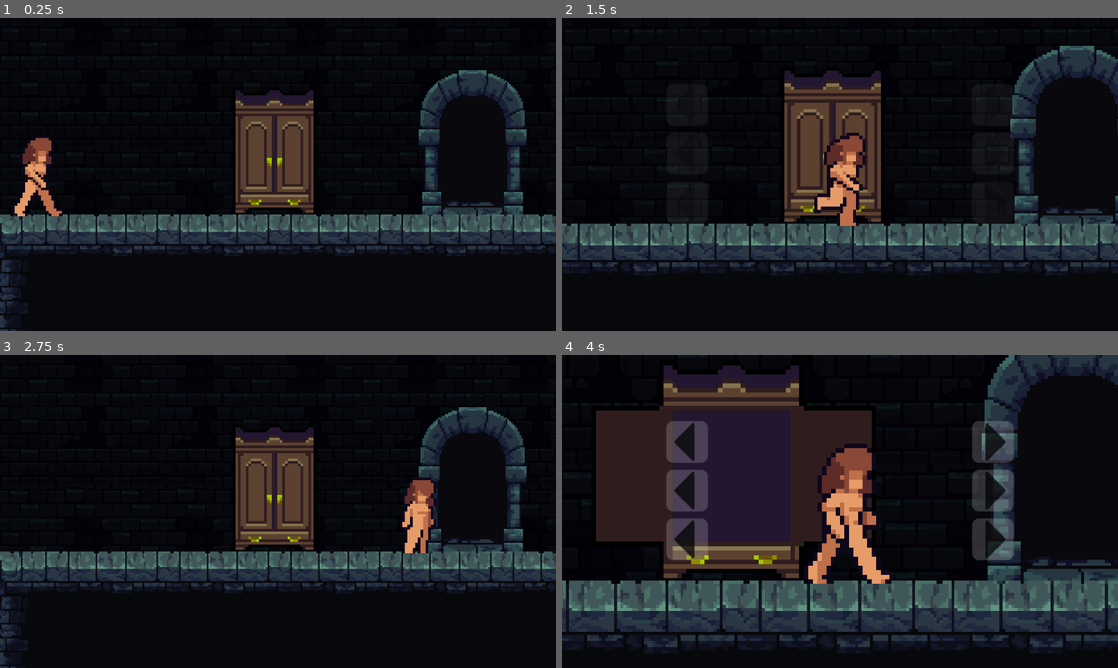
Above: before the commit, frames 1-4 (two rows, left to right).
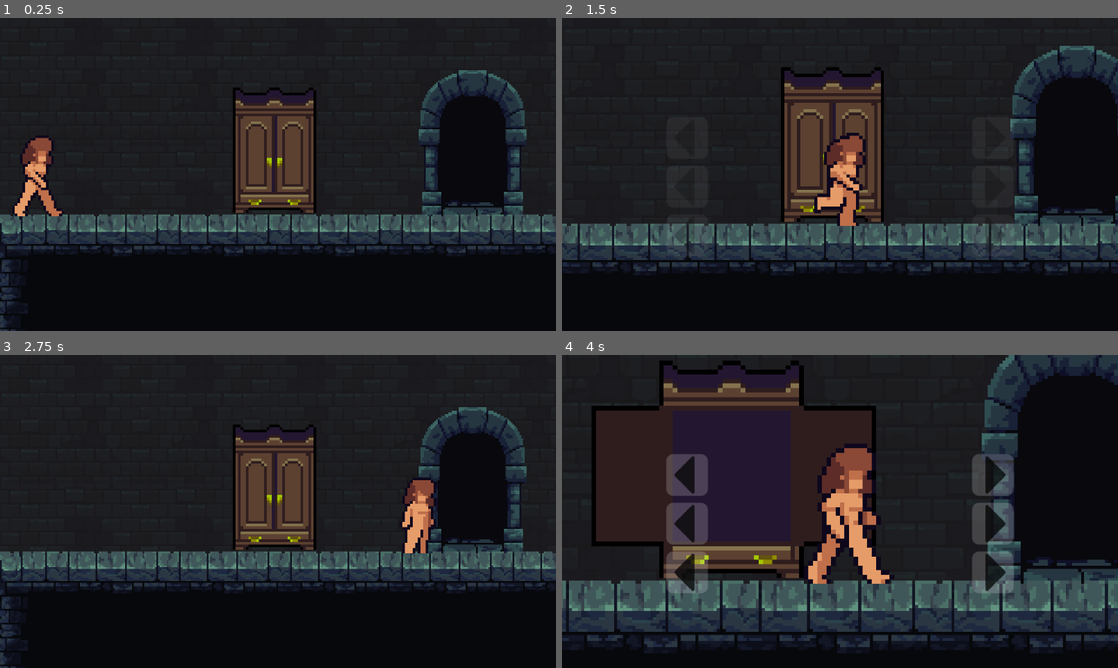
Above: after the commit, the same moments.

Repository: lucasjanta/character-customization-gdko
Game: Godot game, scene res://scenes/customization_scene.tscn
Two runs of this game, one before a commit and one after it. Both use one fixed random seed, a clock stepped at 60 frames per second and the inputs below.
Inputs (mouse positions are in pixels of both pictures, inside the frame that each line leads up to):
- Up to frame 1 (0.25 s): no input
- Up to frame 2 (1.5 s): tap Enter at 0.5 s; hold E (interact) 0.53-1.28 s; hold D (right) from 0.53 s (still down); tap E (interact) at 1.35 s
- Up to frame 3 (2.75 s): release D (right) at 2 s; click (122, 442) at 2.02 s
- Up to frame 4 (4 s): hold A (left) 2.78-3.53 s; hold E (interact) 2.78-3.53 s; hold D (right) from 3.53 s (still down); tap E (interact) at 3.6 s

The runs differ from the first frame. In frame 2, 1.3% of the frame differs, in the area x 18-82%, y 31-73%; in frame 3, less than 0.1%; in frame 4, 4.8%, in the area x 18-82%, y 21-76%.

Commit message:
cloth change working

Diff:
--- a/scenes/customization_scene.tscn
+++ b/scenes/customization_scene.tscn
@@ -1,5 +1,6 @@
-[gd_scene load_steps=17 format=4 uid="uid://dd7ioqpeksvas"]
-
+[gd_scene load_steps=18 format=4 uid="uid://dd7ioqpeksvas"]
+
+[ext_resource type="Script" uid="uid://yb28nsp2t03q" path="res://scripts/customization_ui.gd" id="1_8o7up"]
 [ext_resource type="Texture2D" uid="uid://cs367e0e2tp84" path="res://assets/ui/SolidArrow-Left.png" id="1_541u6"]
 [ext_resource type="Texture2D" uid="uid://cyolxrywygude" path="res://assets/bedroom/The Sidescroller's Dungeon Tiles 32x32.png" id="1_urhmh"]
 [ext_resource type="Texture2D" uid="uid://cosld27smo1jn" path="res://assets/ui/SolidArrow-Right.png" id="2_8o7up"]
@@ -864,6 +865,7 @@
 anchor_bottom = 1.0
 grow_horizontal = 2
 grow_vertical = 2
+script = ExtResource("1_8o7up")
 
 [node name="PanelContainer" type="PanelContainer" parent="CanvasLayer/CustomizationUI"]
 custom_minimum_size = Vector2(200, 30)
@@ -874,9 +876,9 @@
 anchor_right = 0.5
 anchor_bottom = 0.5
 offset_left = -100.0
-offset_top = -52.0
+offset_top = -33.0
 offset_right = 100.0
-offset_bottom = 52.0
+offset_bottom = 71.0
 grow_horizontal = 2
 grow_vertical = 2
 theme_override_styles/panel = SubResource("StyleBoxEmpty_5stth")
@@ -884,10 +886,10 @@
 [node name="VBoxContainer" type="VBoxContainer" parent="CanvasLayer/CustomizationUI/PanelContainer"]
 layout_mode = 2
 
-[node name="HBoxContainer" type="HBoxContainer" parent="CanvasLayer/CustomizationUI/PanelContainer/VBoxContainer"]
-layout_mode = 2
-
-[node name="previousButton" type="Button" parent="CanvasLayer/CustomizationUI/PanelContainer/VBoxContainer/HBoxContainer"]
+[node name="TopContainer" type="HBoxContainer" parent="CanvasLayer/CustomizationUI/PanelContainer/VBoxContainer"]
+layout_mode = 2
+
+[node name="previousTopButton" type="Button" parent="CanvasLayer/CustomizationUI/PanelContainer/VBoxContainer/TopContainer"]
 custom_minimum_size = Vector2(24, 24)
 layout_mode = 2
 theme_override_styles/normal = SubResource("StyleBoxFlat_541u6")
@@ -898,11 +900,11 @@
 icon_alignment = 1
 expand_icon = true
 
-[node name="Control" type="Control" parent="CanvasLayer/CustomizationUI/PanelContainer/VBoxContainer/HBoxContainer"]
+[node name="Control" type="Control" parent="CanvasLayer/CustomizationUI/PanelContainer/VBoxContainer/TopContainer"]
 layout_mode = 2
 size_flags_horizontal = 3
 
-[node name="nextButton" type="Button" parent="CanvasLayer/CustomizationUI/PanelContainer/VBoxContainer/HBoxContainer"]
+[node name="nextTopButton" type="Button" parent="CanvasLayer/CustomizationUI/PanelContainer/VBoxContainer/TopContainer"]
 custom_minimum_size = Vector2(24, 24)
 layout_mode = 2
 theme_override_styles/normal = SubResource("StyleBoxFlat_541u6")
@@ -913,10 +915,10 @@
 icon_alignment = 1
 expand_icon = true
 
-[node name="HBoxContainer2" type="HBoxContainer" parent="CanvasLayer/CustomizationUI/PanelContainer/VBoxContainer"]
-layout_mode = 2
-
-[node name="previousButton" type="Button" parent="CanvasLayer/CustomizationUI/PanelContainer/VBoxContainer/HBoxContainer2"]
+[node name="BottomContainer" type="HBoxContainer" parent="CanvasLayer/CustomizationUI/PanelContainer/VBoxContainer"]
+layout_mode = 2
+
+[node name="previousBottomButton" type="Button" parent="CanvasLayer/CustomizationUI/PanelContainer/VBoxContainer/BottomContainer"]
 custom_minimum_size = Vector2(24, 24)
 layout_mode = 2
 theme_override_styles/normal = SubResource("StyleBoxFlat_541u6")
@@ -927,11 +929,11 @@
 icon_alignment = 1
 expand_icon = true
 
-[node name="Control" type="Control" parent="CanvasLayer/CustomizationUI/PanelContainer/VBoxContainer/HBoxContainer2"]
+[node name="Control" type="Control" parent="CanvasLayer/CustomizationUI/PanelContainer/VBoxContainer/BottomContainer"]
 layout_mode = 2
 size_flags_horizontal = 3
 
-[node name="nextButton" type="Button" parent="CanvasLayer/CustomizationUI/PanelContainer/VBoxContainer/HBoxContainer2"]
+[node name="nextBottomButton" type="Button" parent="CanvasLayer/CustomizationUI/PanelContainer/VBoxContainer/BottomContainer"]
 custom_minimum_size = Vector2(24, 24)
 layout_mode = 2
 theme_override_styles/normal = SubResource("StyleBoxFlat_541u6")
@@ -942,10 +944,10 @@
 icon_alignment = 1
 expand_icon = true
 
-[node name="HBoxContainer3" type="HBoxContainer" parent="CanvasLayer/CustomizationUI/PanelContainer/VBoxContainer"]
-layout_mode = 2
-
-[node name="previousButton" type="Button" parent="CanvasLayer/CustomizationUI/PanelContainer/VBoxContainer/HBoxContainer3"]
+[node name="ShoesContainer" type="HBoxContainer" parent="CanvasLayer/CustomizationUI/PanelContainer/VBoxContainer"]
+layout_mode = 2
+
+[node name="previousShoesButton" type="Button" parent="CanvasLayer/CustomizationUI/PanelContainer/VBoxContainer/ShoesContainer"]
 custom_minimum_size = Vector2(24, 24)
 layout_mode = 2
 theme_override_styles/normal = SubResource("StyleBoxFlat_541u6")
@@ -956,11 +958,11 @@
 icon_alignment = 1
 expand_icon = true
 
-[node name="Control" type="Control" parent="CanvasLayer/CustomizationUI/PanelContainer/VBoxContainer/HBoxContainer3"]
+[node name="Control" type="Control" parent="CanvasLayer/CustomizationUI/PanelContainer/VBoxContainer/ShoesContainer"]
 layout_mode = 2
 size_flags_horizontal = 3
 
-[node name="nextButton" type="Button" parent="CanvasLayer/CustomizationUI/PanelContainer/VBoxContainer/HBoxContainer3"]
+[node name="nextShoesButton" type="Button" parent="CanvasLayer/CustomizationUI/PanelContainer/VBoxContainer/ShoesContainer"]
 custom_minimum_size = Vector2(24, 24)
 layout_mode = 2
 theme_override_styles/normal = SubResource("StyleBoxFlat_541u6")
@@ -972,6 +974,7 @@
 expand_icon = true
 
 [node name="TileMapLayer2" type="TileMapLayer" parent="."]
+modulate = Color(1, 1, 1, 0.6784314)
 tile_map_data = PackedByteArray("AAD//wgAAAABAAwAAAD//wkAAAABAA0AAAD//woAAAABAA4AAAD//wsAAAABAA8AAAD//wwAAAABABAAAAD//w …(6816 unchanged characters)…
 tile_set = SubResource("TileSet_8o7up")
 
@@ -994,3 +997,10 @@
 libraries = {
 &"": SubResource("AnimationLibrary_kgx4p")
 }
+
+[connection signal="pressed" from="CanvasLayer/CustomizationUI/PanelContainer/VBoxContainer/TopContainer/previousTopButton" to="CanvasLayer/CustomizationUI" method="_on_previous_top_button_pressed"]
+[connection signal="pressed" from="CanvasLayer/CustomizationUI/PanelContainer/VBoxContainer/TopContainer/nextTopButton" to="CanvasLayer/CustomizationUI" method="_on_next_top_button_pressed"]
+[connection signal="pressed" from="CanvasLayer/CustomizationUI/PanelContainer/VBoxContainer/BottomContainer/previousBottomButton" to="CanvasLayer/CustomizationUI" method="_on_previous_bottom_button_pressed"]
+[connection signal="pressed" from="CanvasLayer/CustomizationUI/PanelContainer/VBoxContainer/BottomContainer/nextBottomButton" to="CanvasLayer/CustomizationUI" method="_on_next_bottom_button_pressed"]
+[connection signal="pressed" from="CanvasLayer/CustomizationUI/PanelContainer/VBoxContainer/ShoesContainer/previousShoesButton" to="CanvasLayer/CustomizationUI" method="_on_previous_shoes_button_pressed"]
+[connection signal="pressed" from="CanvasLayer/CustomizationUI/PanelContainer/VBoxContainer/ShoesContainer/nextShoesButton" to="CanvasLayer/CustomizationUI" method="_on_next_shoes_button_pressed"]
--- a/scenes/player.tscn
+++ b/scenes/player.tscn
@@ -999,7 +999,7 @@
 }
 metadata/_aseprite_wizard_source_file_hash_ = "7baa3152c91a79a39774bb12fd57f13d"
 
-[node name="red_shoes2" type="AnimatedSprite2D" parent="."]
+[node name="black_shoes" type="AnimatedSprite2D" parent="."]
 visible = false
 texture_filter = 1
 sprite_frames = SubResource("SpriteFrames_8txt3")
--- /dev/null
+++ b/scripts/customization_ui.gd
@@ -0,0 +1,118 @@
+extends Control
+@onready var player = $"../../Player"
+var selected_top : int = 0
+var selected_bottom : int = 0
+var selected_shoes : int = 0
+
+var top_options : Array = ["none", "pink_top", "black_top"]
+var bottom_options : Array = ["none", "light_blue_bottom", "dark_blue_bottom"]
+var shoes_options : Array = ["none", "red_shoes", "black_shoes"]
+
+func _ready():
+	selected_top = 0
+	selected_bottom = 0
+	selected_shoes = 0
+
+func _on_previous_top_button_pressed():
+	if selected_top > 0:
+		selected_top -= 1
+	else:
+		selected_top = 2
+
+	match top_options[selected_top]:
+		"none":
+			player.black_top.visible = false
+			player.pink_top.visible = false
+		"pink_top":
+			player.black_top.visible = false
+			player.pink_top.visible = true
+		"black_top":
+			player.black_top.visible = true
+			player.pink_top.visible = false
+
+func _on_next_top_button_pressed():
+	if selected_top < 2:
+		selected_top += 1
+	else:
+		selected_top = 0
+
+	match top_options[selected_top]:
+		"none":
+			player.black_top.visible = false
+			player.pink_top.visible = false
+		"pink_top":
+			player.black_top.visible = false
+			player.pink_top.visible = true
+		"black_top":
+			player.black_top.visible = true
+			player.pink_top.visible = false
+
+
+func _on_previous_bottom_button_pressed():
+	if selected_bottom > 0:
+		selected_bottom -= 1
+	else:
+		selected_bottom = 2
+
+	match bottom_options[selected_bottom]:
+		"none":
+			player.light_blue_bottom.visible = false
+			player.dark_blue_bottom.visible = false
+		"light_blue_bottom":
+			player.light_blue_bottom.visible = true
+			player.dark_blue_bottom.visible = false
+		"dark_blue_bottom":
+			player.light_blue_bottom.visible = false
+			player.dark_blue_bottom.visible = true
+
+func _on_next_bottom_button_pressed():
+	if selected_bottom < 2:
+		selected_bottom += 1
+	else:
+		selected_bottom = 0
+
+	match bottom_options[selected_bottom]:
+		"none":
+			player.light_blue_bottom.visible = false
+			player.dark_blue_bottom.visible = false
+		"light_blue_bottom":
+			player.light_blue_bottom.visible = true
+			player.dark_blue_bottom.visible = false
+		"dark_blue_bottom":
+			player.light_blue_bottom.visible = false
+			player.dark_blue_bottom.visible = true
+
+
+func _on_previous_shoes_button_pressed():
+	if selected_shoes > 0:
+		selected_shoes -= 1
+	else:
+		selected_shoes = 2
+
+	match shoes_options[selected_shoes]:
+		"none":
+			player.red_shoes.visible = false
+			player.black_shoes.visible = false
+		"red_shoes":
+			player.red_shoes.visible = true
+			player.black_shoes.visible = false
+		"black_shoes":
+			player.red_shoes.visible = false
+			player.black_shoes.visible = true
+
+func _on_next_shoes_button_pressed():
+	if selected_shoes < 2:
+		selected_shoes += 1
+	else:
+		selected_shoes = 0
+
+	match shoes_options[selected_shoes]:
+		"none":
+			player.red_shoes.visible = false
+			player.black_shoes.visible = false
+		"red_shoes":
+			player.red_shoes.visible = true
+			player.black_shoes.visible = false
+		"black_shoes":
+			player.red_shoes.visible = false
+			player.black_shoes.visible = true
--- a/scripts/player.gd
+++ b/scripts/player.gd
@@ -2,6 +2,13 @@
 class_name Player
 @onready var animated_sprite_2d = $AnimatedSprite2D
 @onready var change_outfit_animation = $"../ChangeOutfitAnimation"
+
+@onready var pink_top = $pink_top
+@onready var black_top = $black_top
+@onready var light_blue_bottom = $light_blue_bottom
+@onready var dark_blue_bottom = $dark_blue_bottom
+@onready var red_shoes = $red_shoes
+@onready var black_shoes = $black_shoes
 
 @export var speed : float = 150.0
 @export var gravity_force : float = 900.0
@@ -28,9 +35,22 @@
 	if horizontal_movement == 0:
 		state = State.IDLE
 		animated_sprite_2d.play("idle")
+		pink_top.play("idle")
+		black_top.play("idle")
+		light_blue_bottom.play("idle")
+		dark_blue_bottom.play("idle")
+		red_shoes.play("idle")
+		black_shoes.play("idle")
+
 	else:
 		state = State.WALK
 		animated_sprite_2d.play("walk")
+		pink_top.play("walk")
+		black_top.play("walk")
+		light_blue_bottom.play("walk")
+		dark_blue_bottom.play("walk")
+		red_shoes.play("walk")
+		black_shoes.play("walk")
 
 	if event.is_action_pressed("interact") and can_change_outfit:
 		if wardrobe_ref.opened == false:
@@ -49,5 +69,17 @@
 			velocity.x = speed * dir
 			if dir > 0:
 				animated_sprite_2d.flip_h = false
+				pink_top.flip_h = false
+				black_top.flip_h = false
+				light_blue_bottom.flip_h = false
+				dark_blue_bottom.flip_h = false
+				red_shoes.flip_h = false
+				black_shoes.flip_h = false
 			elif dir < 0:
 				animated_sprite_2d.flip_h = true
+				pink_top.flip_h = true
+				black_top.flip_h = true
+				light_blue_bottom.flip_h = true
+				dark_blue_bottom.flip_h = true
+				red_shoes.flip_h = true
+				black_shoes.flip_h = true
Not shown, added: scripts/customization_ui.gd.uid
